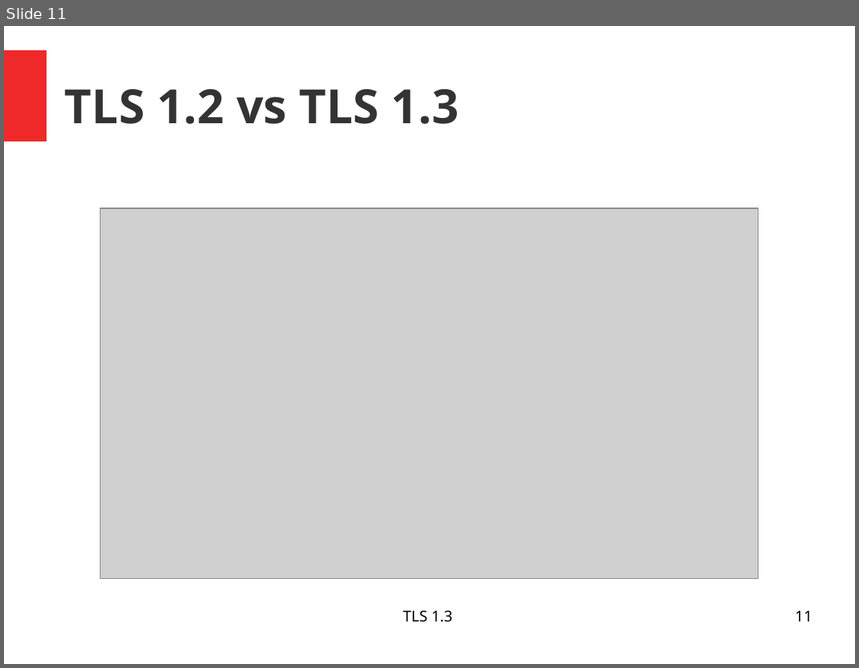
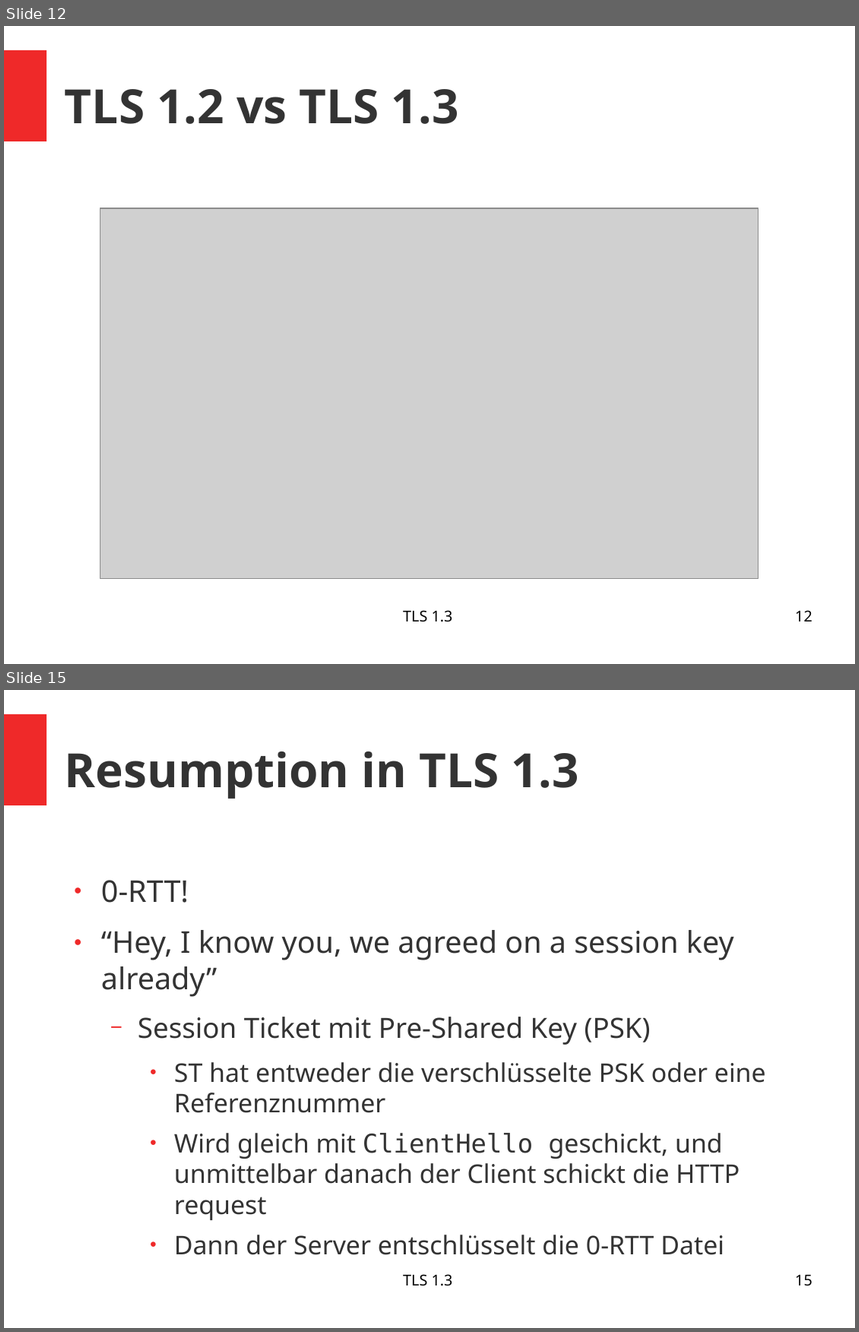
Before and after one commit to pchr8/rn-project, a slide deck: rnp/beleg/presentation.odp. Shown one above the other, each under a label of ours: slide 11 before the commit, slides 12 and 15 after it; the slides between them are not shown. The pictures are 859x668 and 859x1332 pixels, drawn with LibreOffice and Linux fonts; fonts in the diff are those of the drawing; grey boxes stand for pictures. Boxes give left, top, right and bottom in pixels: in the first picture for what was removed or moved away, otherwise in the second. Text is boxed around its words. In the diff, an @@ line names an element or a change of style, - is before the commit and + after.

```diff
--- a/rnp/beleg/presentation.odp
+++ b/rnp/beleg/presentation.odp
@@ slide 15 added at [4, 690, 855, 1328], background #FFFFFF; not listed: 1 template element that a slide beside it also shows @@
@@ title added at [65, 752, 579, 799], 44 pt, text #333333, bold @@
+Resumption in TLS 1.3
@@ text added at [101, 880, 766, 1255], 24 pt, text #333333 @@
+● 0-RTT!
+● “Hey, I know you, we agreed on a session key already”
+  − Session Ticket mit Pre-Shared Key (PSK)
+    ● ST hat entweder die verschlüsselte PSK oder eine Referenznummer
+    ● Wird gleich mit ClientHello geschickt, und unmittelbar danach der Client schickt die HTTP request
+    ● Dann der Server entschlüsselt die 0-RTT Datei
@@ text added at [403, 1274, 453, 1287], 14 pt, text #000000 @@
+TLS 1.3
@@ page number added at [795, 1275, 813, 1287], 14 pt, text #000000 @@
+15
@@ what was slide 11 is now slide 12 @@
@@ page number at [795, 610, 813, 622]: text changed @@
-11
+12
```
Also in this commit, not shown: 3 slides changed, 8 other slides added, 3 other files.
